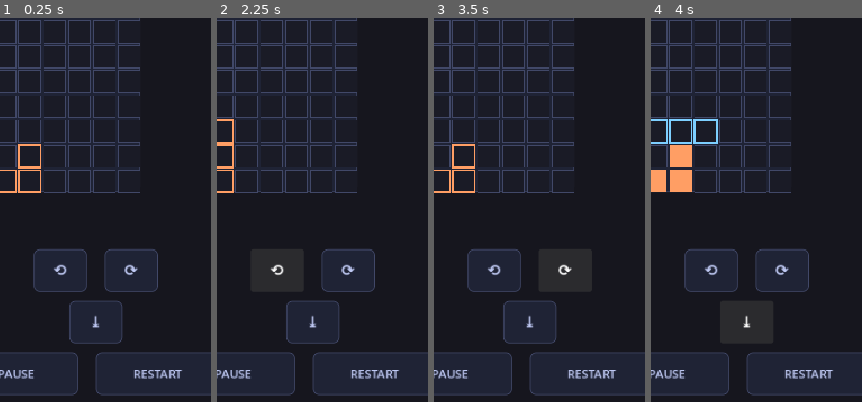
Above: before the commit, frames 1-4 (left to right).
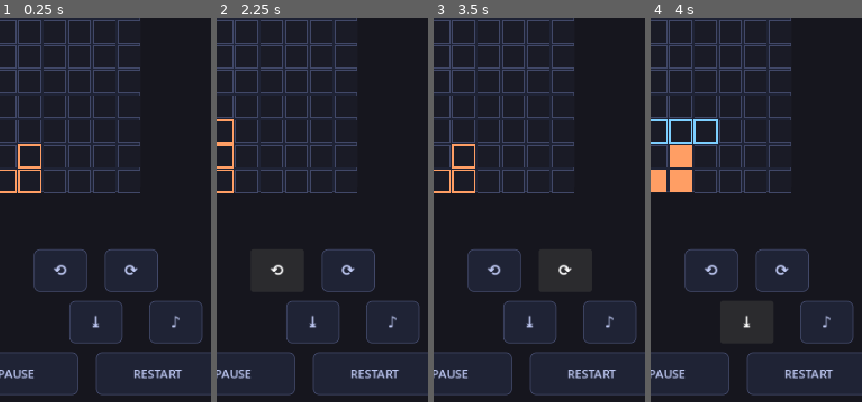
Above: after the commit, the same moments.

Repository: thokem74/MOCTET
Game: Godot game, scene res://main.tscn
Two runs of this game, one before a commit and one after it. Both use one fixed random seed, a clock stepped at 60 frames per second and the inputs below. Sound files missing from this copy of the repository are replaced by a short silence.
Inputs:
- Up to frame 1 (0.25 s): no input
- Up to frame 2 (2.25 s): click "◀" at 0.5 s; click "▶" at 1.25 s; click "⟲" at 2 s
- Up to frame 3 (3.5 s): click "⟳" at 2.75 s
- Up to frame 4 (4 s): click "⤓" at 3.5 s
The pictures show only the part of the screen within x 46-96%, y 50-100%; the shares and areas given below are measured in that part.

The runs differ from the first frame. In frame 1, 0.4% of the frame differs, in the area x 70-97%, y 73-85%; in frame 2, 0.4%; in frame 3, 0.4%; in frame 4, 0.4%.

Commit message:
music improved

Diff:
--- a/main.gd
+++ b/main.gd
@@ -19,6 +19,7 @@
 var reset_count := 0
 var paused := false
 var soft_drop_held := false
+var music_enabled := true
 var buttons: Array[Button] = []
 
 func _ready() -> void:
@@ -40,6 +41,7 @@
 	_create_button("⟲", "rotate_ccw", Vector2(270, 700))
 	_create_button("⟳", "rotate_cw", Vector2(350, 700))
 	_create_button("⤓", "hard_drop", Vector2(310, 758))
+	_create_button("♪", "music", Vector2(400, 758))
 	_create_button("HOLD", "hold", Vector2(20, 816), Vector2(140, 48))
 	_create_button("PAUSE", "pause", Vector2(180, 816), Vector2(140, 48))
 	_create_button("RESTART", "restart", Vector2(340, 816), Vector2(140, 48))
@@ -102,6 +104,11 @@
 		lock_timer = -1.0
 		reset_count = 0
 		soft_drop_held = false
+		queue_redraw()
+		return
+	if action == "music":
+		music_enabled = not music_enabled
+		music.set_enabled(music_enabled)
 		queue_redraw()
 		return
 	if action == "pause":
--- a/music.gd
+++ b/music.gd
@@ -1,79 +1,94 @@
 extends Node
 
-# Korobeiniki / Tetris Theme A, arranged for the runtime synthesizer.
-var player
-var generator
-var lead_phase = 0.0
-var bass_phase = 0.0
-var note_index = 0
-var note_time = 0.0
-var note_length = 0.4
-var beat_duration = 0.4
-var melody = [
+const MUSIC_PATH := "res://audio/korobeiniki_arcade.ogg"
+const MUSIC_BUS := "Music"
+const MUSIC_VOLUME_DB := -6.0
+
+var player: AudioStreamPlayer
+var generator: AudioStreamGenerator
+var fallback_active := false
+var enabled := true
+var fallback_phase := 0.0
+var fallback_note := 0
+var fallback_notes := [
 	659.25, 493.88, 523.25, 587.33, 523.25, 493.88, 440.0, 440.0,
 	523.25, 659.25, 587.33, 523.25, 493.88, 523.25, 587.33, 659.25,
-	523.25, 440.0, 440.0, 0.0,
-	587.33, 698.46, 880.0, 783.99, 698.46, 659.25, 523.25, 659.25,
-	587.33, 523.25, 493.88, 493.88, 523.25, 587.33, 659.25, 523.25,
-	440.0, 440.0,
-	659.25, 523.25, 587.33, 493.88, 523.25, 440.0, 415.30, 493.88,
-	659.25, 523.25, 587.33, 493.88, 523.25, 659.25, 880.0, 830.61, 0.0
+	523.25, 440.0, 440.0, 0.0
 ]
-var lengths = [
-	1.0, 0.5, 0.5, 1.0, 0.5, 0.5, 1.0, 0.5,
-	0.5, 1.0, 0.5, 0.5, 1.5, 0.5, 1.0, 1.0,
-	1.0, 1.0, 2.0, 0.5,
-	1.0, 0.5, 1.0, 0.5, 0.5, 1.5, 0.5, 1.0,
-	0.5, 0.5, 1.0, 0.5, 0.5, 1.0, 1.0, 1.0,
-	1.0, 2.0,
-	2.0, 2.0, 2.0, 2.0, 2.0, 2.0, 2.0, 2.0,
-	2.0, 2.0, 2.0, 2.0, 1.0, 1.0, 2.0, 2.0, 2.0
-]
-var bass_notes = [164.81, 146.83, 130.81, 123.47, 164.81, 146.83, 110.0, 123.47]
+var fallback_lengths := [1.0, 0.5, 0.5, 1.0, 0.5, 0.5, 1.0, 0.5, 0.5, 1.0, 0.5, 0.5, 1.5, 0.5, 1.0, 1.0, 1.0, 1.0, 2.0, 0.5]
+var fallback_note_time := 0.0
+var fallback_note_length := 0.4
 
-func _ready():
+func _ready() -> void:
+	_ensure_music_bus()
 	player = AudioStreamPlayer.new()
+	player.name = "MusicPlayer"
+	player.volume_db = MUSIC_VOLUME_DB
+	player.bus = MUSIC_BUS
+	add_child(player)
+	var imported_stream = load(MUSIC_PATH)
+	if imported_stream is AudioStream:
+		if imported_stream is AudioStreamOggVorbis:
+			imported_stream.loop = true
+		player.stream = imported_stream
+		fallback_active = false
+	else:
+		_setup_fallback_generator()
+	fallback_note_length = fallback_lengths[0] * 0.4
+
+func _ensure_music_bus() -> void:
+	var bus_index := AudioServer.get_bus_index(MUSIC_BUS)
+	if bus_index < 0:
+		AudioServer.add_bus()
+		bus_index = AudioServer.bus_count - 1
+		AudioServer.set_bus_name(bus_index, MUSIC_BUS)
+	AudioServer.set_bus_volume_db(bus_index, MUSIC_VOLUME_DB)
+
+func _setup_fallback_generator() -> void:
 	generator = AudioStreamGenerator.new()
-	generator.mix_rate = 22050.0
-	generator.buffer_length = 0.35
+	generator.mix_rate = 44100.0
+	generator.buffer_length = 0.5
 	player.stream = generator
-	add_child(player)
-	_update_note_length()
+	fallback_active = true
 
-func _update_note_length():
-	note_length = lengths[note_index] * beat_duration
+func set_enabled(value: bool) -> void:
+	enabled = value
+	if not enabled and player != null and player.playing:
+		player.stop()
 
-func tick(_delta, active):
-	if not active:
+func _reset_fallback() -> void:
+	fallback_phase = 0.0
+	fallback_note = 0
+	fallback_note_time = 0.0
+	fallback_note_length = fallback_lengths[0] * 0.4
+
+func tick(_delta: float, active: bool) -> void:
+	if player == null:
+		return
+	if not enabled or not active:
 		if player.playing:
 			player.stop()
+		if fallback_active:
+			_reset_fallback()
 		return
 	if not player.playing:
 		player.play()
-	var stream_playback = player.get_stream_playback()
-	if stream_playback == null:
+	if not fallback_active:
 		return
-	var available = stream_playback.get_frames_available()
-	for index in range(available):
-		var melody_hz = melody[note_index]
-		var bass_hz = bass_notes[int(note_index / 7.0) % bass_notes.size()]
-		var attack = minf(1.0, note_time / 0.025)
-		var release = minf(1.0, maxf(0.0, (note_length - note_time) / 0.07))
-		var envelope = attack * release
-		var lead_sample = 0.0
-		if melody_hz > 0.0:
-			var fundamental = sin(lead_phase * TAU)
-			var fifth = 0.18 * sin(lead_phase * TAU * 1.5)
-			var octave = 0.12 * sin(lead_phase * TAU * 2.0)
-			lead_sample = (fundamental + fifth + octave) * envelope
-		var bass_envelope = minf(1.0, note_time / 0.04) * minf(1.0, maxf(0.0, (note_length - note_time) / 0.12))
-		var bass_sample = sin(bass_phase * TAU) * bass_envelope
-		var sample = lead_sample * 0.032 + bass_sample * 0.016
-		stream_playback.push_frame(Vector2(sample, sample))
-		lead_phase = fmod(lead_phase + maxf(melody_hz, 1.0) / generator.mix_rate, 1.0)
-		bass_phase = fmod(bass_phase + bass_hz / generator.mix_rate, 1.0)
-		note_time += 1.0 / generator.mix_rate
-		if note_time >= note_length:
-			note_time = 0.0
-			note_index = (note_index + 1) % melody.size()
-			_update_note_length()
+	var playback = player.get_stream_playback()
+	if playback == null:
+		return
+	var available: int = playback.get_frames_available()
+	for _index in range(available):
+		var hz: float = fallback_notes[fallback_note]
+		var envelope := minf(1.0, fallback_note_time / 0.012) * minf(1.0, maxf(0.0, (fallback_note_length - fallback_note_time) / 0.05))
+		var sample := 0.0
+		if hz > 0.0:
+			sample = (sin(fallback_phase * TAU) + sin(fallback_phase * TAU * 3.0) / 3.0 + sin(fallback_phase * TAU * 5.0) / 5.0) * envelope * 0.05
+		playback.push_frame(Vector2(sample, sample))
+		fallback_phase = fmod(fallback_phase + maxf(hz, 1.0) / generator.mix_rate, 1.0)
+		fallback_note_time += 1.0 / generator.mix_rate
+		if fallback_note_time >= fallback_note_length:
+			fallback_note = (fallback_note + 1) % fallback_notes.size()
+			fallback_note_time = 0.0
+			fallback_note_length = fallback_lengths[fallback_note] * 0.4
--- /dev/null
+++ b/tests/test_music.gd
@@ -0,0 +1,11 @@
+extends RefCounted
+
+func test_arcade_music_resource() -> void:
+	var stream = load("res://audio/korobeiniki_arcade.ogg")
+	assert(stream is AudioStreamOggVorbis)
+	assert(stream.get_length() > 20.0)
+	assert(stream.get_length() < 30.0)
+
+func test_arcade_music_resource_type() -> void:
+	var stream = load("res://audio/korobeiniki_arcade.ogg")
+	assert(stream.get_class() == "AudioStreamOggVorbis")
Not shown, added: audio/NOTICE.txt
Not shown, added: audio/korobeiniki_arcade.ogg.import
Not shown, added: tests/test_music.gd.uid
Not shown, added: audio/korobeiniki_arcade.ogg
